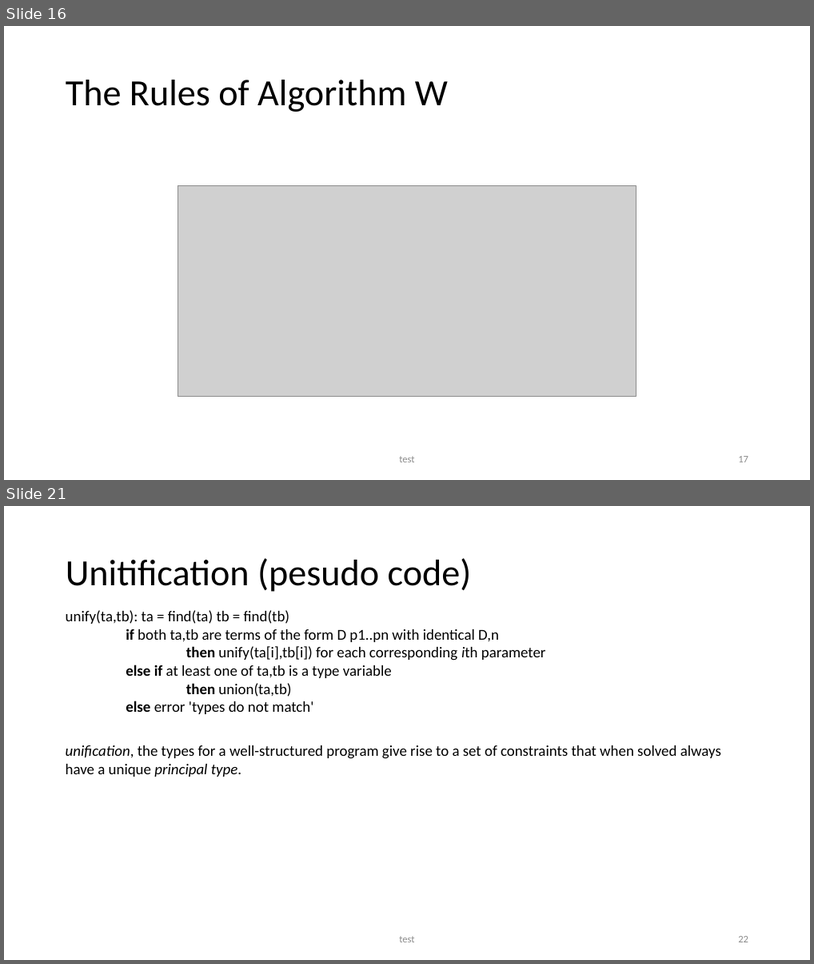
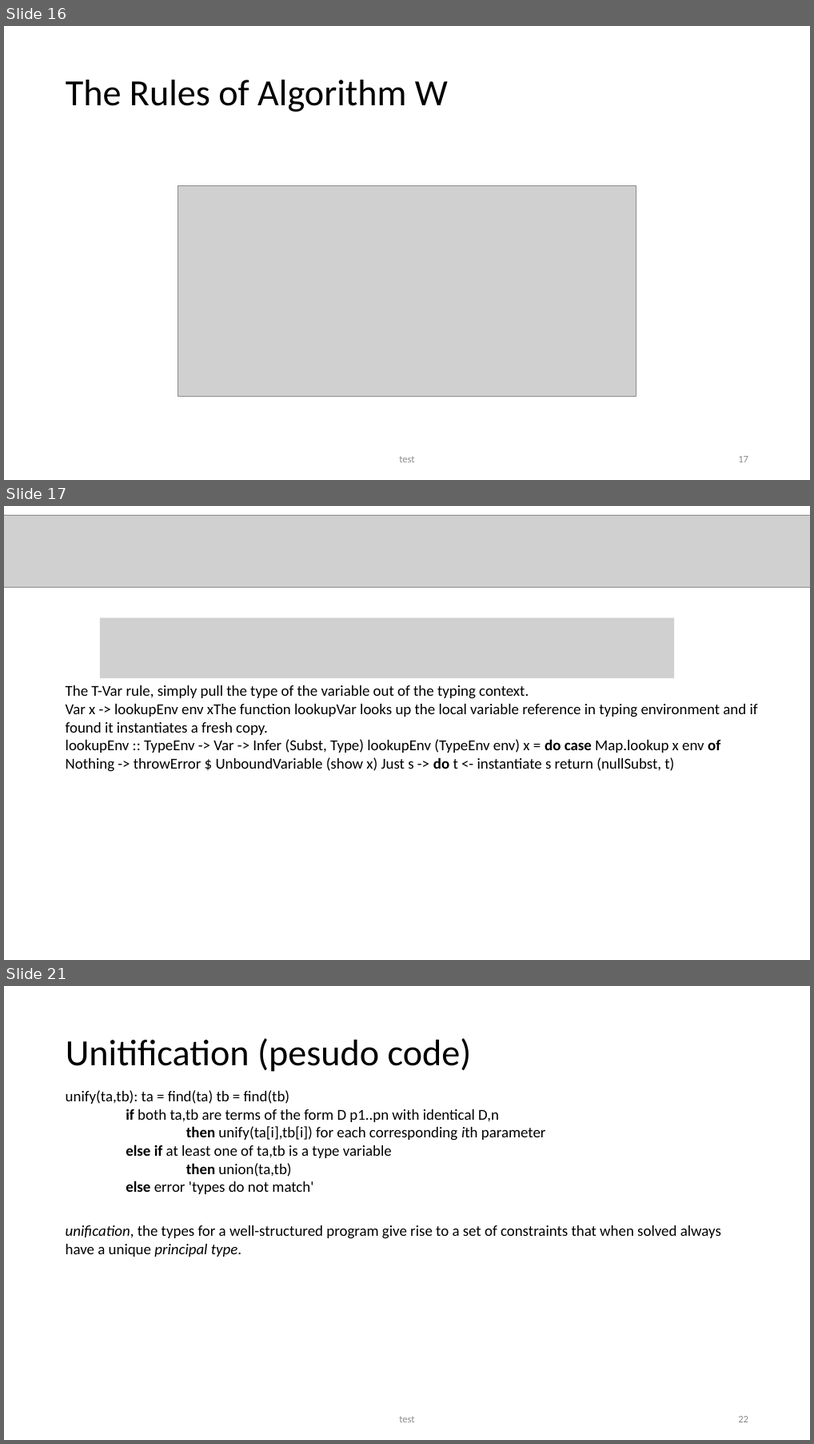
Before and after one commit to seanwestfall/algorithm_w_presentation, a slide deck: Presentation1.pptx. Shown one above the other, each under a label of ours: slides 16 and 21 before the commit, slides 16, 17 and 21 after it; the slides between them are not shown. The pictures are 814x964 and 814x1444 pixels, drawn with LibreOffice and Linux fonts; fonts in the diff are those of the drawing; grey boxes stand for pictures. Boxes give left, top, right and bottom in pixels: in the first picture for what was removed or moved away, otherwise in the second. Text is boxed around its words. In the diff, an @@ line names an element or a change of style, - is before the commit and + after.

```diff
--- a/Presentation1.pptx
+++ b/Presentation1.pptx
@@ slide 17 added at [4,506,810,960], background #FFFFFF @@
@@ picture added at [4,515,810,587] @@
@@ picture added at [100,618,675,679] @@
@@ text added at [66,685,758,772], 18 pt, text #000000 @@
+The T-Var rule, simply pull the type of the variable out of the typing context.
+Var x -> lookupEnv env xThe function lookupVar looks up the local variable reference in typing environment and if found it instantiates a fresh copy.
+lookupEnv :: TypeEnv -> Var -> Infer (Subst, Type) lookupEnv (TypeEnv env) x = do case Map.lookup x env of Nothing -> throwError $ UnboundVariable (show x) Just s -> do t <- instantiate s return (nullSubst, t)
```
Also in this commit, not shown: 3 slides changed, 4 other slides added, 5 slides removed.
